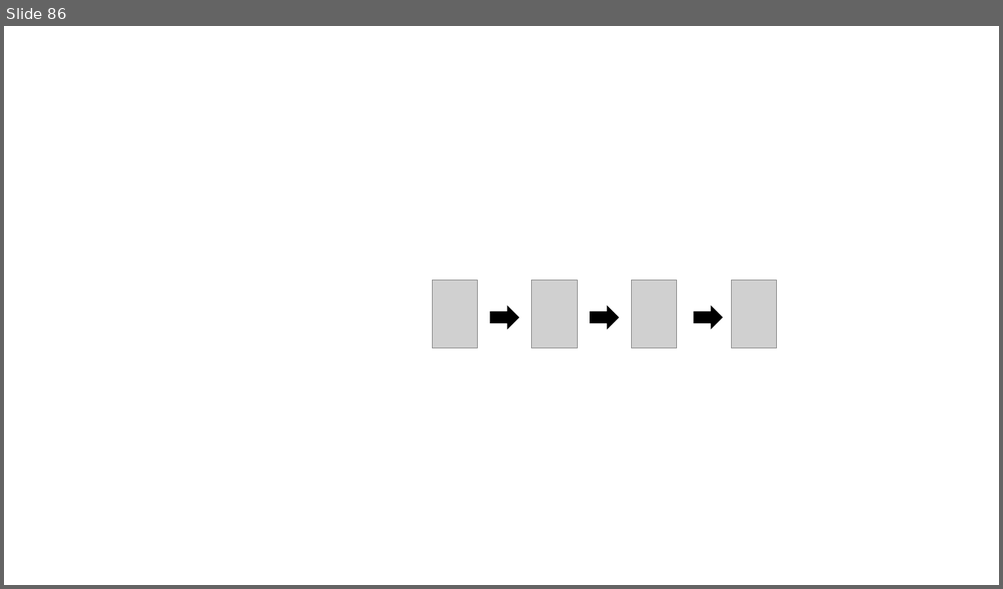
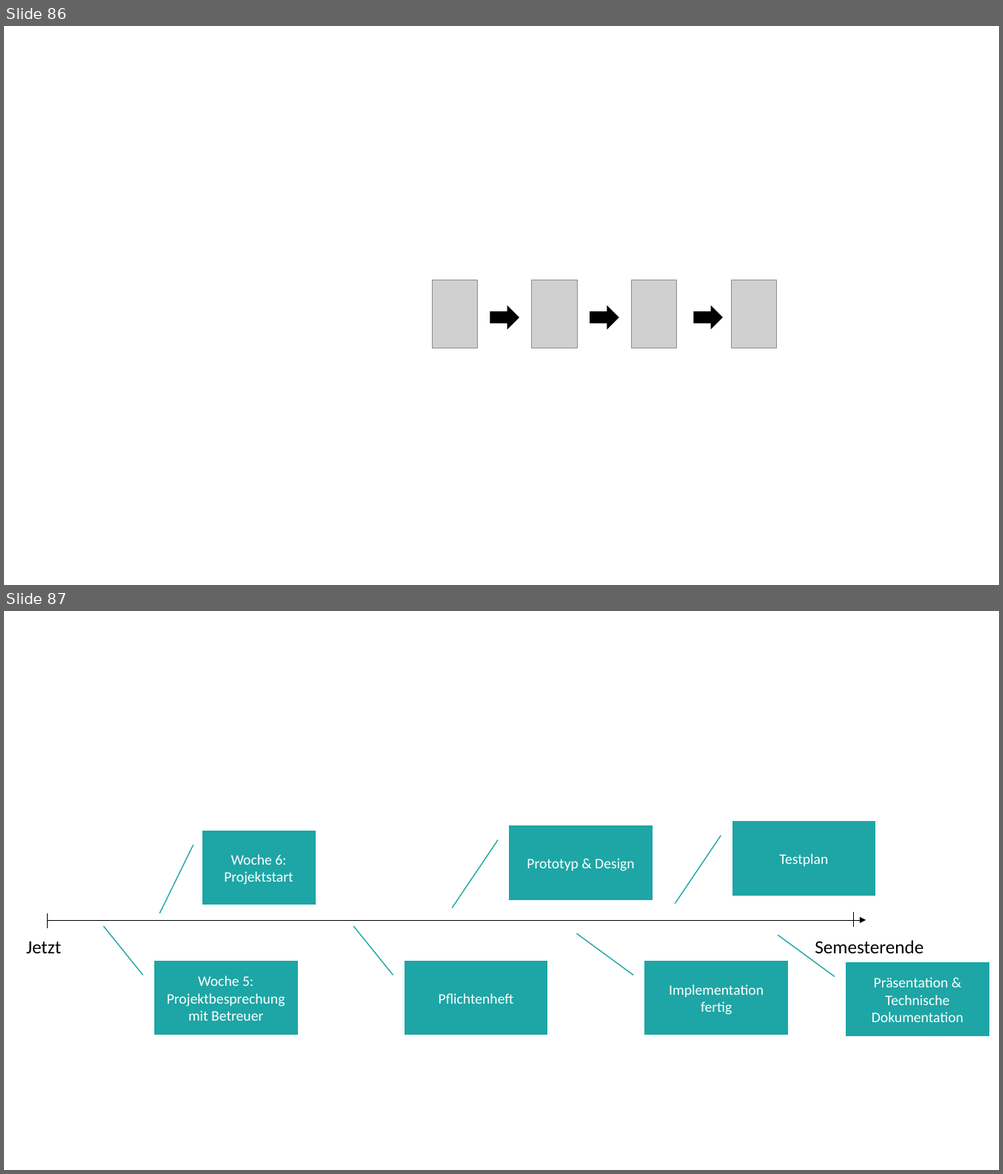
Before and after one commit to unibas-marcelluethi/software-engineering, a slide deck: docs/slides/drawings/graphics.pptx. Shown one above the other, each under a label of ours: slide 86 before the commit, slides 86 and 87 after it. The pictures are 1003x589 and 1003x1174 pixels, drawn with LibreOffice and Linux fonts; fonts in the diff are those of the drawing; grey boxes stand for pictures. Boxes give left, top, right and bottom in pixels: in the first picture for what was removed or moved away, otherwise in the second. Text is boxed around its words. In the diff, an @@ line names an element or a change of style, - is before the commit and + after.

Commit message:
finalized slides week 5

```diff
--- a/docs/slides/drawings/graphics.pptx
+++ b/docs/slides/drawings/graphics.pptx
@@ slide 87 added at bbox=[4, 611, 999, 1170], background #FFFFFF @@
@@ border callout added at bbox=[202, 831, 314, 904], fill #1EA5A5, outline #1EA5A5 1 pt, 14 pt, text #FFFFFF @@
+Woche 6:
+Projektstart
@@ border callout added at bbox=[510, 826, 652, 900], fill #1EA5A5, outline #1EA5A5 1 pt, 14 pt, text #FFFFFF @@
+Prototyp & Design
@@ border callout added at bbox=[732, 822, 875, 895], fill #1EA5A5, outline #1EA5A5 1 pt, 14 pt, text #FFFFFF @@
+Testplan
@@ arrow added from (47, 920) to (866, 920), #000000 0.5 pt @@
@@ line added from (47, 914) to (47, 929), #000000 0.5 pt @@
@@ line added from (854, 911) to (854, 926), #000000 0.5 pt @@
@@ text added at bbox=[26, 941, 61, 954], 18 pt, text #000000 @@
+Jetzt
@@ text added at bbox=[814, 940, 923, 954], 18 pt, text #000000 @@
+Semesterende
@@ border callout added at bbox=[155, 962, 297, 1035], fill #1EA5A5, outline #1EA5A5 1 pt, 14 pt, text #FFFFFF @@
+Woche 5:
+Projektbesprechung mit Betreuer
@@ border callout added at bbox=[404, 962, 547, 1035], fill #1EA5A5, outline #1EA5A5 1 pt, 14 pt, text #FFFFFF @@
+Pflichtenheft
@@ border callout added at bbox=[645, 962, 788, 1035], fill #1EA5A5, outline #1EA5A5 1 pt, 14 pt, text #FFFFFF @@
+Implementation fertig
@@ border callout added at bbox=[846, 963, 989, 1037], fill #1EA5A5, outline #1EA5A5 1 pt, 14 pt, text #FFFFFF @@
+Präsentation & Technische Dokumentation
```
Also in this commit, not shown: 5 other files.
